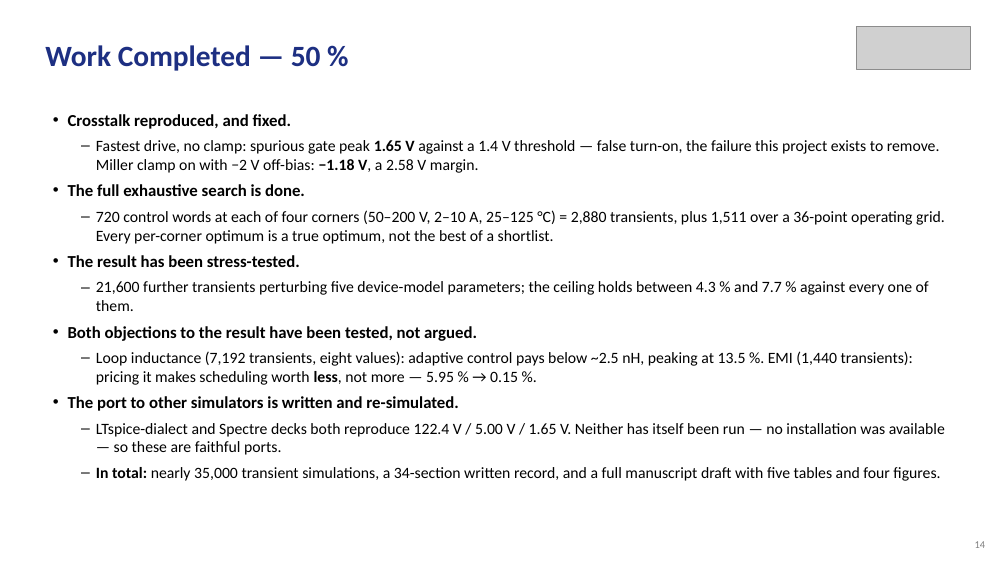
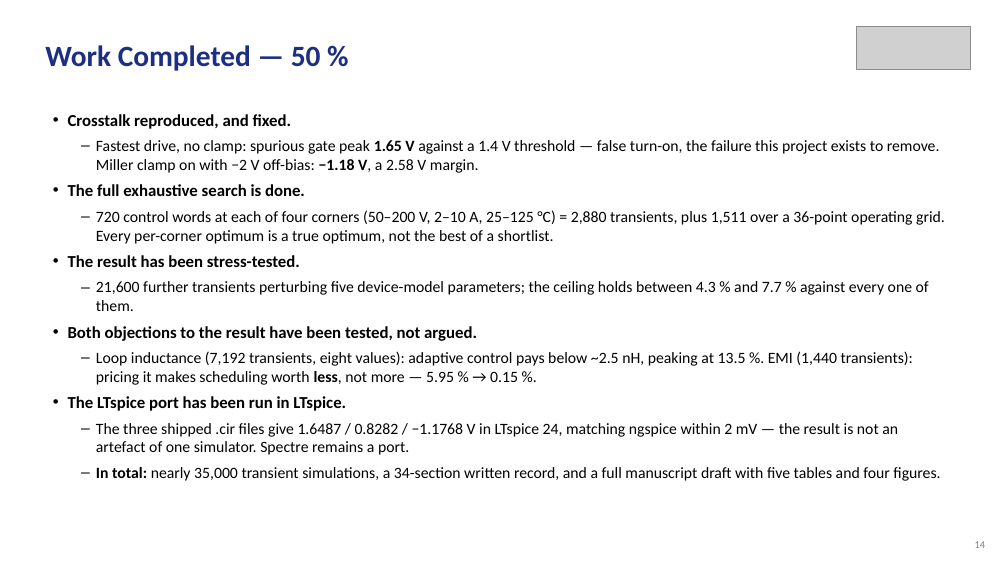
Before and after one commit to Amritha902/gan-driver, a slide deck: slide 14 of review/Review1_GaN_Segmented_Gate_Driver.pptx. Drawn at 1008x567 pixels with LibreOffice and Linux fonts; fonts in the diff are those of the drawing; grey boxes stand for pictures. Boxes give left, top, right and bottom in pixels: in the first picture for what was removed or moved away, otherwise in the second. Text is boxed around its words. In the diff, an @@ line names an element or a change of style, - is before the commit and + after.

```diff
--- a/review/Review1_GaN_Segmented_Gate_Driver.pptx
+++ b/review/Review1_GaN_Segmented_Gate_Driver.pptx
@@ text at bbox=[68, 396, 898, 455]: text changed @@
-• The port to other simulators is written and re-simulated.
-– LTspice-dialect and Spectre decks both reproduce 122.4 V / 5.00 V / 1.65 V. Neither has itself been run — no installation was available — so these are faithful ports.
+• The LTspice port has been run in LTspice.
+– The three shipped .cir files give 1.6487 / 0.8282 / −1.1768 V in LTspice 24, matching ngspice within 2 mV — the result is not an artefact of one simulator. Spectre remains a port.
```
Also in this commit, not shown: 3 other slides changed, 3 other files.
